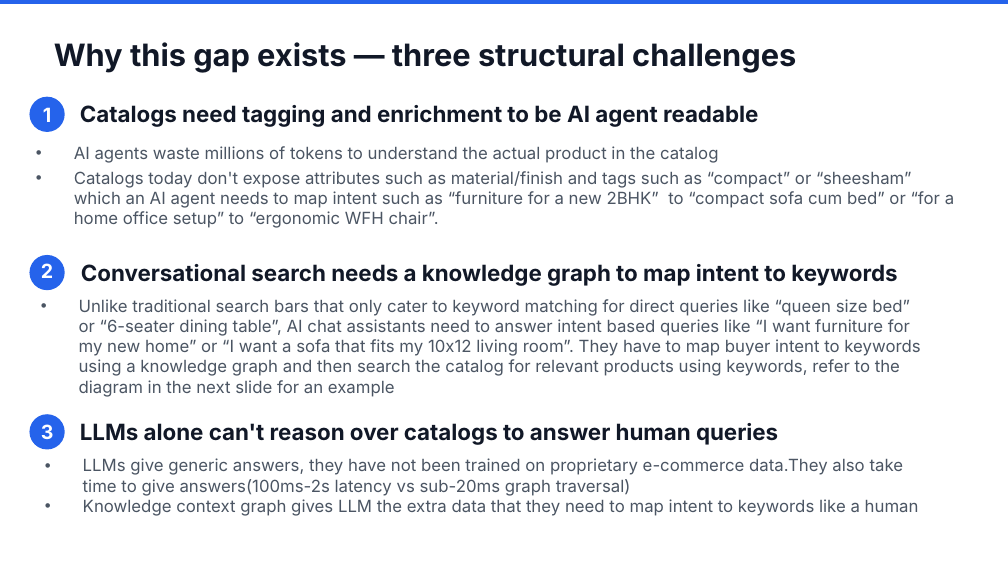
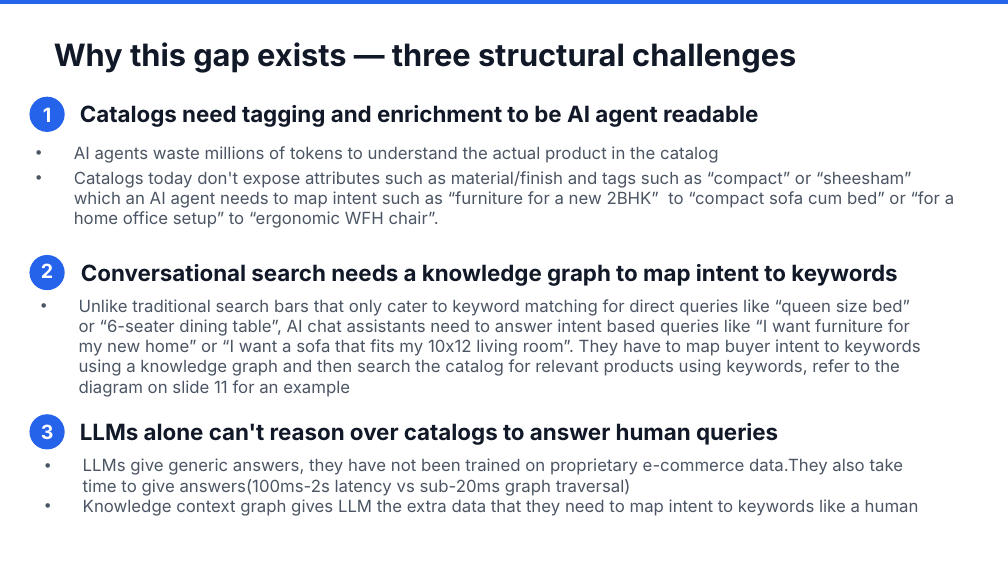
Before and after one commit to aantrikshhh/supersearch-ppt-templates, a slide deck: slide 5 of output/SS_Generic_Furniture.pptx. Drawn at 1008x567 pixels with LibreOffice and Linux fonts; fonts in the diff are those of the drawing. Boxes give left, top, right and bottom in pixels: in the first picture for what was removed or moved away, otherwise in the second. Text is boxed around its words. In the diff, an @@ line names an element or a change of style, - is before the commit and + after.

```diff
--- a/output/SS_Generic_Furniture.pptx
+++ b/output/SS_Generic_Furniture.pptx
@@ text at bbox=[79, 299, 920, 397]: text changed @@
-• Unlike traditional search bars that only cater to keyword matching for direct queries like “queen size bed” or “6-seater dining table”, AI chat assistants need to answer intent based queries like “I want furniture for my new home” or “I want a sofa that fits my 10x12 living room”. They have to map buyer intent to keywords using a knowledge graph and then search the catalog for relevant products using keywords, refer to the diagram in the next slide for an example
+• Unlike traditional search bars that only cater to keyword matching for direct queries like “queen size bed” or “6-seater dining table”, AI chat assistants need to answer intent based queries like “I want furniture for my new home” or “I want a sofa that fits my 10x12 living room”. They have to map buyer intent to keywords using a knowledge graph and then search the catalog for relevant products using keywords, refer to the diagram on slide 11 for an example
```
Also in this commit, not shown: 2 other slides changed, 10 other files.
